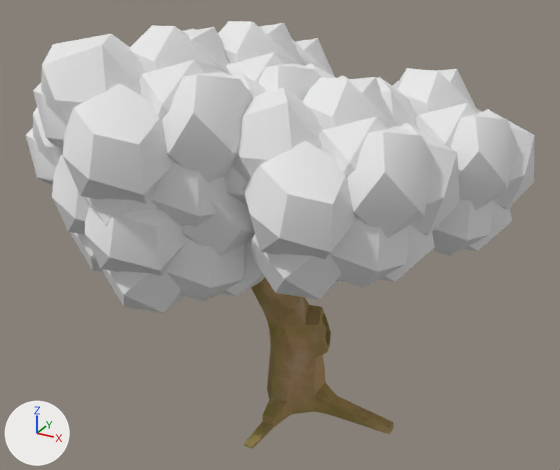
Before and after pictures for a commit that changed the FBX model ProjetoT/Assets/Itens De Cenario/Arvi Normal/Arvi Normal Com Textura.fbx.
Both versions are drawn from a camera (50 mm lens) standing at (3.27, -6.32, 5.06) and looking at (-0.07, -0.24, 2.02). The lights are fixed; the arrows at lower left show +X, +Y and +Z.

Objects in the first picture: 'Folha.001', 'Folha.002', 'Folha.004', 'Folha.005', 'Folha.006', 'Folha.007', 'Folha.008', 'Tronco'.
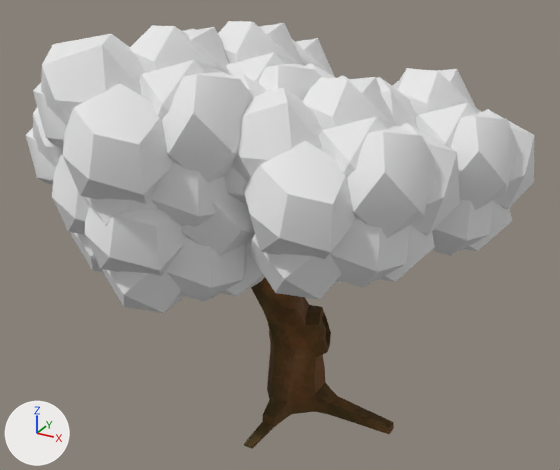
The change in detail:
Picture 'Arvi Normal_Tronco Normal_BaseMap.png' (img_arvi_normal_tronco_normal_basemap_png) is now built by load_image('Arvi Normal_Tronco Normal_BaseMap.png', 'Arvi Normal_Tronco Normal_BaseMap.png', 2048, 2048, 'sRGB') instead of load_image('Arvi Normal_Tronco Normal_BaseMap.png', 'Arvi Normal_Tronco Normal_BaseMap.png', 2048, 2048, 'Non-Color').

Changed parts and their boxes (x1, y1, x2, y2) in the pictures (560 x 470 px):
'Tronco', surface changed
    both: (244, 277, 394, 449)
